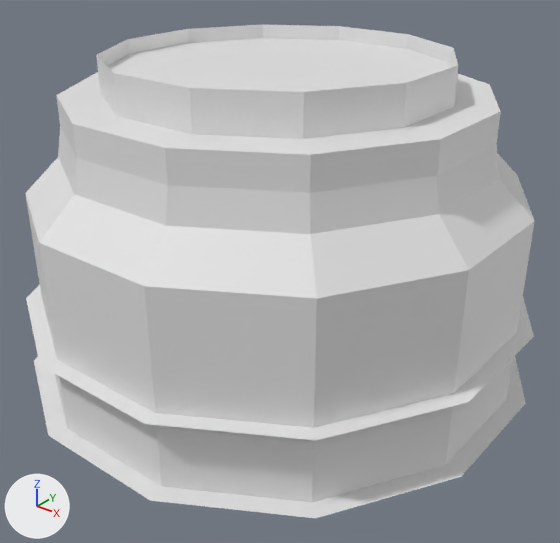
Renders of the Blender file Assets/models/Hall.blend from each side of a commit.
Before and after are seen from a camera (50 mm lens) standing at (30.5, -38.0, 29.7) and looking at (1.1, -1.3, 7.0). Arrows for +X, +Y and +Z are at lower left; the lights stay in place.

The first picture shows 'Floor', 'Glass', 'SecondFloor', 'Wallls'.
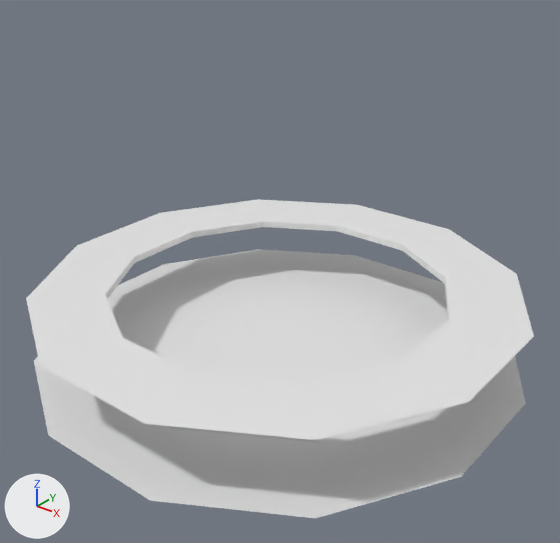
Location of each change, [x1, y1, x2, y2] in pixels of the pictures (560 x 543 px):
'Wallls', hidden
    before: [25, 24, 535, 503]
'Glass', hidden
    before: [107, 38, 453, 92]
part 1 of me_circle_004, cut back
    before: [56, 24, 501, 234]
'Floor', unchanged, uncovered by the edit
    before: [34, 356, 526, 518]
    after: [34, 249, 526, 518]
'SecondFloor', unchanged, uncovered by the edit
    before: [26, 284, 534, 441]
    after: [26, 199, 534, 441]

Patch to the scene script:
```diff
--- a/Assets/models/Hall.blend.py
+++ b/Assets/models/Hall.blend.py
@@ me_circle_004 @@
 # used by ob_wallls; location = (0.0, 0.0, 0.0)
-me_circle_004.from_pydata(...)  # 96 vertices, 84 faces; spans x -15.7..15.7, y -15.7..15.7, z 0.0..21.1
+me_circle_004.from_pydata(...)  # 60 vertices, 48 faces; spans x -15.9..15.9, y -15.9..15.9, z 0.0..19.4
+# me_circle_004 part 1
+# 48 vertices are removed from x -13.1..13.1, y -13.1..13.1, z 16.8..21.1
+# 48 faces are deleted
+# 24 vertices move from x -15.7..15.7, y -15.7..15.7, z 12.5..14.8 to x -15.9..15.9, y -15.9..15.9, z 18.9
+# 12 new vertices lie (0.0, 0.0, 0.5) away from vertices in x -13.5..13.5, y -13.5..13.5, z 14.8
+# 12 new faces join them
 me_circle_004.materials.append(mat_walls)
@@ ob_wallls @@
 ob_wallls.location = (0.0, 0.0, 0.0)
+ob_wallls.hide_set(True)
@@ ob_glass @@
 ob_glass = bpy.data.objects.new('Glass', me_circle_002)
-ob_glass.location = (0.0, 0.0, 1.36)
+ob_glass.location = (0.0, 0.0, 0.46)
+ob_glass.hide_set(True)
```
